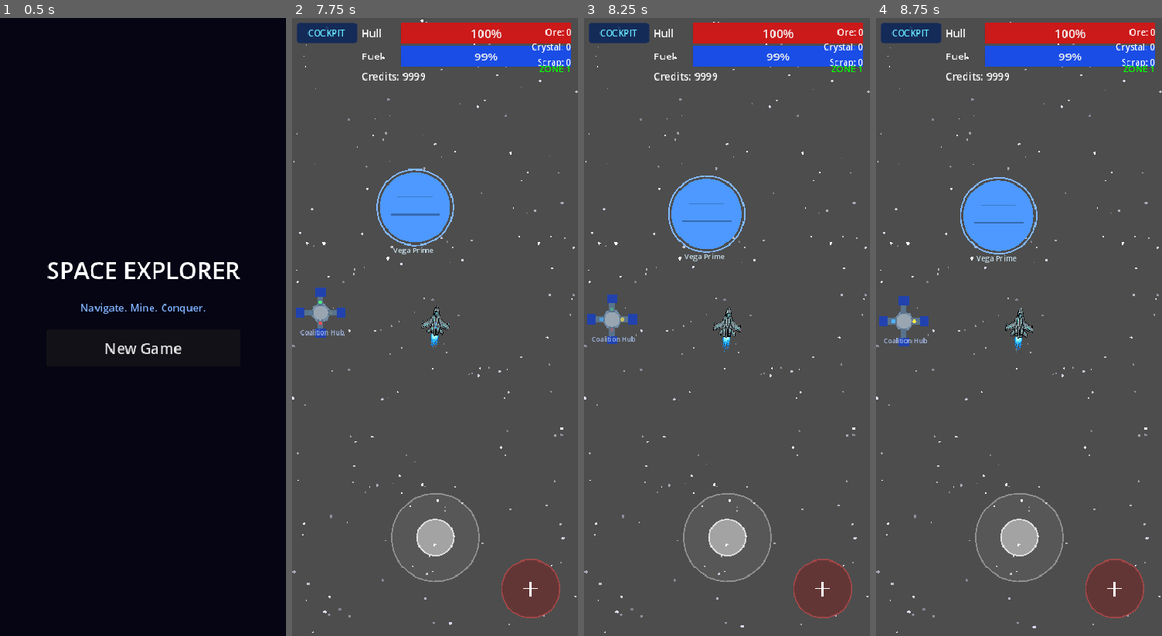
Above: before the commit, frames 1-4 (left to right).
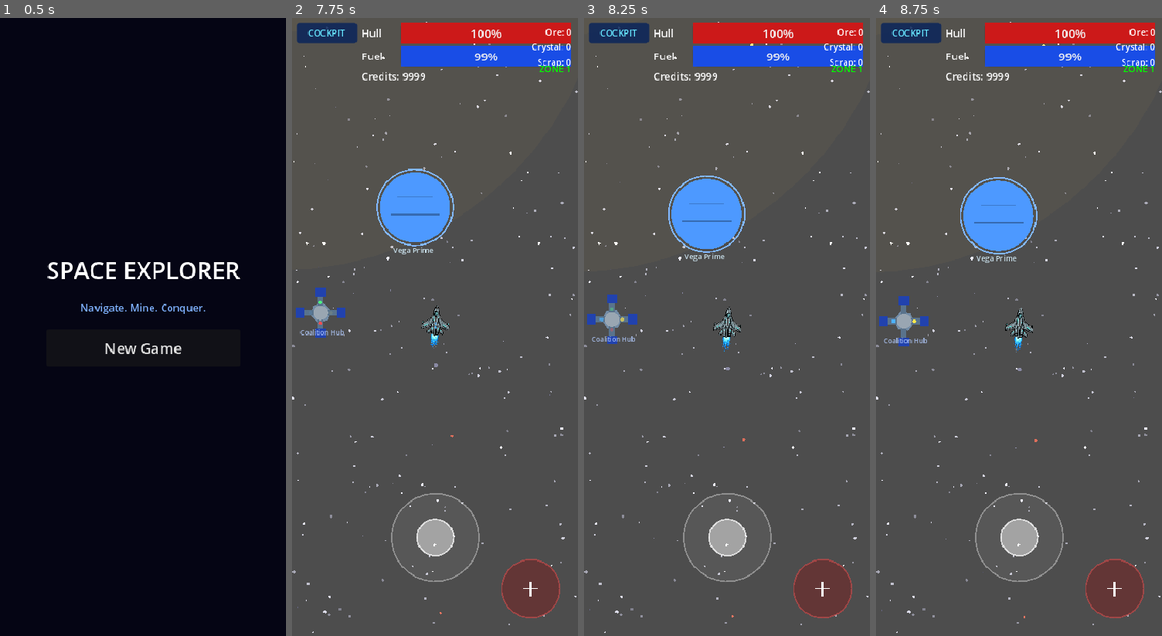
Above: after the commit, the same moments.

Repository: ichizh8/space-game-rt
Game: Godot game, scene res://scenes/main_menu.tscn
The game is run twice, just before and just after one commit, with the same random seed, the same clock (stepped at 60 frames per second) and the same inputs.
Inputs (mouse positions are in pixels of both pictures, inside the frame that each line leads up to):
- Up to frame 1 (0.5 s): no input
- Up to frame 2 (7.75 s): click "New Game" at 0.5 s; click "COCKPIT" at 1.25 s; click "TAP TO CONTINUE" at 2 s; click "TAP TO CONTINUE" at 2.75 s; click "GOT IT" at 3.5 s; click "COCKPIT" at 4.25 s; click "COCKPIT" at 5 s; click "X" at 5.75 s; tap Enter at 6.5 s; drag from (435, 537) to (463, 191) at 6.52 s; drag from (377, 357) to (420, 450) at 7.27 s
- Up to frame 3 (8.25 s): move the mouse to (755, 191) at 8.02 s; click (755, 191) at 8.17 s
- Up to frame 4 (8.75 s): no input

Frame 1 is identical in both runs. In frame 2, less than 0.1% of the frame differs, in the area x 1-91%, y 0-99%; in frame 3, less than 0.1%; in frame 4, less than 0.1%.

Commit message:
v94: visual polish — extra parallax layers, sector nebula, biome on cockpit map
Co-Authored-By: Claude Opus 4.6 <noreply@anthropic.com>

Diff:
--- a/scripts/cockpit.gd
+++ b/scripts/cockpit.gd
@@ -694,6 +694,32 @@
 	var vbox := VBoxContainer.new()
 	_map_tab.add_child(vbox)
 
+	# Sector info label
+	var sector_lbl := Label.new()
+	var sector_names: Array[String] = ["", "Helion System", "Karath System", "Skull System", "The Void"]
+	var sec_idx: int = clampi(GameState.current_sector, 1, 4)
+	sector_lbl.text = "Sector %d: %s" % [sec_idx, sector_names[sec_idx]]
+	sector_lbl.add_theme_font_size_override("font_size", 13)
+	sector_lbl.add_theme_color_override("font_color", Color(0.4, 0.9, 1.0))
+	vbox.add_child(sector_lbl)
+
+	# Biome indicator
+	var biome_lbl := Label.new()
+	var sg := get_tree().get_first_node_in_group("sector_generator") if get_tree() != null else null
+	var biome_text: String = "MIXED"
+	var biome_color: Color = Color(0.6, 0.6, 0.7)
+	if is_instance_valid(sg) and sg.get("_current_biome") != null:
+		var biome_id: int = int(sg.get("_current_biome"))
+		var biome_names: Array[String] = ["MIXED", "ASTEROID BELT", "DEBRIS FIELD", "DEEP SPACE", "NEBULA"]
+		var biome_colors: Array[Color] = [Color(0.6, 0.6, 0.7), Color(1.0, 0.7, 0.3), Color(0.5, 0.5, 0.55), Color(0.2, 0.3, 0.7), Color(0.7, 0.4, 0.9)]
+		if biome_id >= 0 and biome_id < biome_names.size():
+			biome_text = biome_names[biome_id]
+			biome_color = biome_colors[biome_id]
+	biome_lbl.text = "Biome: " + biome_text
+	biome_lbl.add_theme_font_size_override("font_size", 11)
+	biome_lbl.add_theme_color_override("font_color", biome_color)
+	vbox.add_child(biome_lbl)
+
 	var legend := Label.new()
 	legend.text = "Cyan = you   Dots = planets   Squares = stations   Rings = warp gates"
 	legend.add_theme_font_size_override("font_size", 10)
--- /dev/null
+++ b/scripts/nebula_background.gd
@@ -0,0 +1,54 @@
+extends Node2D
+
+var _blobs: Array = []
+const PARALLAX_FACTOR := 0.05
+
+
+func _ready() -> void:
+	z_index = -9  # behind starfield but above clear color
+	_generate_blobs()
+	queue_redraw()
+
+
+func _generate_blobs() -> void:
+	_blobs.clear()
+	var sector: int = int(GameState.get("current_sector")) if GameState.get("current_sector") != null else 1
+	var base_color: Color
+	match sector:
+		1:
+			base_color = Color(1.0, 0.8, 0.3, 0.04)  # warm yellows/oranges
+		2:
+			base_color = Color(0.8, 0.4, 0.9, 0.03)  # contested orange-purple
+		3:
+			base_color = Color(0.9, 0.2, 0.1, 0.05)  # red/dark
+		4:
+			base_color = Color(0.3, 0.0, 0.5, 0.06)  # deep purple/void
+		_:
+			base_color = Color(0.5, 0.5, 0.7, 0.03)
+
+	for i in range(randi_range(3, 5)):
+		var pos: Vector2 = Vector2(randf_range(-1200.0, 1200.0), randf_range(-1200.0, 1200.0))
+		var radius: float = randf_range(300.0, 800.0)
+		var col: Color = base_color
+		# Slight color variation per blob
+		col.r += randf_range(-0.05, 0.05)
+		col.g += randf_range(-0.05, 0.05)
+		col.b += randf_range(-0.05, 0.05)
+		_blobs.append({"pos": pos, "radius": radius, "color": col})
+
+
+func _process(_delta: float) -> void:
+	queue_redraw()
+
+
+func _draw() -> void:
+	var cam_pos := Vector2.ZERO
+	var cameras := get_tree().get_nodes_in_group("camera")
+	if not cameras.is_empty():
+		cam_pos = cameras[0].global_position
+
+	for blob in _blobs:
+		var pos: Vector2 = blob["pos"]
+		var offset: Vector2 = cam_pos * PARALLAX_FACTOR
+		var draw_pos: Vector2 = pos - offset + cam_pos
+		draw_circle(draw_pos, blob["radius"], blob["color"])
--- a/scripts/space_world.gd
+++ b/scripts/space_world.gd
@@ -26,6 +26,11 @@
 		var sf := sf_scene.instantiate()
 		add_child(sf)
 		move_child(sf, 0)  # ensure it's behind everything
+	# Add nebula background (behind starfield but above clear color)
+	var nebula: Node2D = Node2D.new()
+	nebula.set_script(load("res://scripts/nebula_background.gd"))
+	add_child(nebula)
+	move_child(nebula, 1)
 	camera.add_to_group("camera")
 	GameState.player_died.connect(_on_player_died)
 	GameState.hull_changed.connect(_on_hull_changed)
--- a/scripts/starfield.gd
+++ b/scripts/starfield.gd
@@ -7,6 +7,8 @@
 	{"count": 120, "parallax": 0.05, "size_range": [0.6, 1.0], "brightness": 0.35},  # far, slow
 	{"count": 80,  "parallax": 0.12, "size_range": [0.8, 1.5], "brightness": 0.55},  # mid
 	{"count": 40,  "parallax": 0.22, "size_range": [1.2, 2.2], "brightness": 0.85},  # near, fast
+	{"count": 40,  "parallax": 0.30, "size_range": [1.5, 2.5], "brightness": 0.70},  # medium bright stars
+	{"count": 20,  "parallax": 0.50, "size_range": [2.0, 3.5], "brightness": 1.0},   # bright foreground
 ]
 const FIELD_SIZE := 2400.0  # world units covered
 
@@ -23,11 +25,23 @@
 		var stars: Array = []
 		for _i in range(cfg["count"]):
 			var sr: Array = cfg["size_range"]
+			var b: float = randf_range(cfg["brightness"] * 0.7, cfg["brightness"] * 1.3)
+			var star_color: Color = Color(b, b, b + 0.1, 1.0)
+			# Some colored variants for brighter layers
+			if cfg["parallax"] >= 0.30 and randf() < 0.4:
+				var r: float = randf()
+				if r < 0.33:
+					star_color = Color(b * 0.7, b * 0.8, b * 1.2, 1.0)  # blue
+				elif r < 0.66:
+					star_color = Color(b * 1.2, b * 1.1, b * 0.6, 1.0)  # yellow
+				else:
+					star_color = Color(b * 1.2, b * 0.6, b * 0.5, 1.0)  # red
 			stars.append({
 				"pos": Vector2(randf() * FIELD_SIZE - FIELD_SIZE * 0.5,
 				               randf() * FIELD_SIZE - FIELD_SIZE * 0.5),
 				"size": randf_range(sr[0], sr[1]),
-				"brightness": randf_range(cfg["brightness"] * 0.7, cfg["brightness"] * 1.3),
+				"brightness": b,
+				"color": star_color,
 			})
 		_layers.append({"stars": stars, "parallax": cfg["parallax"]})
 
@@ -59,12 +73,11 @@
 		var offset := cam_pos * parallax
 		for star in layer_data["stars"]:
 			var spos: Vector2 = star["pos"]
-			var sbright: float = star["brightness"]
 			var ssize: float = star["size"]
 			# Wrap star position so they tile around camera
 			var sx: float = fmod(spos.x - offset.x + FIELD_SIZE * 2.0, FIELD_SIZE) - FIELD_SIZE * 0.5 + cam_pos.x
 			var sy: float = fmod(spos.y - offset.y + FIELD_SIZE * 2.0, FIELD_SIZE) - FIELD_SIZE * 0.5 + cam_pos.y
-			var col := Color(sbright, sbright, sbright + 0.1, 1.0)
+			var col: Color = star.get("color", Color(star["brightness"], star["brightness"], star["brightness"] + 0.1, 1.0))
 			if ssize > 1.5:
 				draw_circle(Vector2(sx, sy), ssize, col)
 			else:
Not shown, added: scripts/nebula_background.gd.uid
Not shown, changed: web-export/index.html
Not shown, changed: web-export/index.pck
